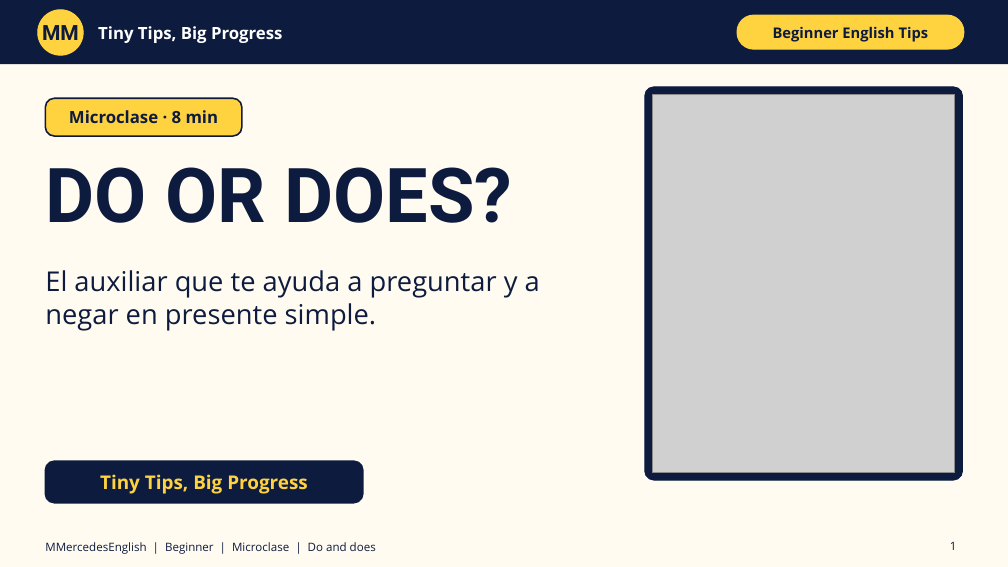
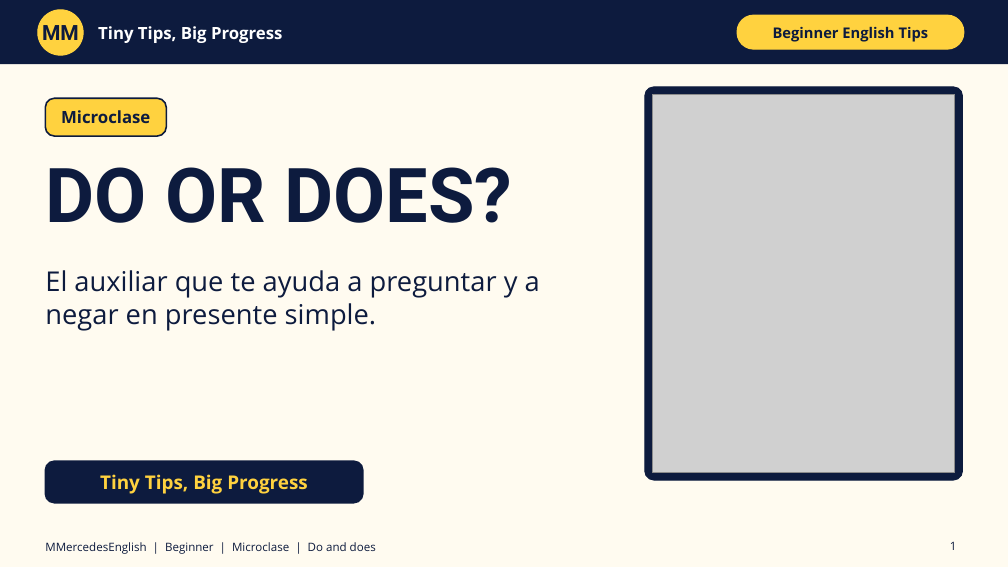
Before and after one commit to marraiz2024-lgtm/marraiz2024-lgtm.github.io, a slide deck: slide 1 of microclase-do-does.pptx. Drawn at 1008x567 pixels with LibreOffice and Linux fonts; fonts in the diff are those of the drawing; grey boxes stand for pictures. Boxes give left, top, right and bottom in pixels: in the first picture for what was removed or moved away, otherwise in the second. Text is boxed around its words. In the diff, an @@ line names an element or a change of style, - is before the commit and + after.

```diff
--- a/microclase-do-does.pptx
+++ b/microclase-do-does.pptx
@@ rounded rectangle resized from (x1=45, y1=98, x2=242, y2=136) to (x1=45, y1=98, x2=166, y2=136) @@
@@ text at (x1=61, y1=110, x2=150, y2=123): text changed @@
-Microclase · 8 min
+Microclase
```
Also in this commit, not shown: 1 other slide changed.
